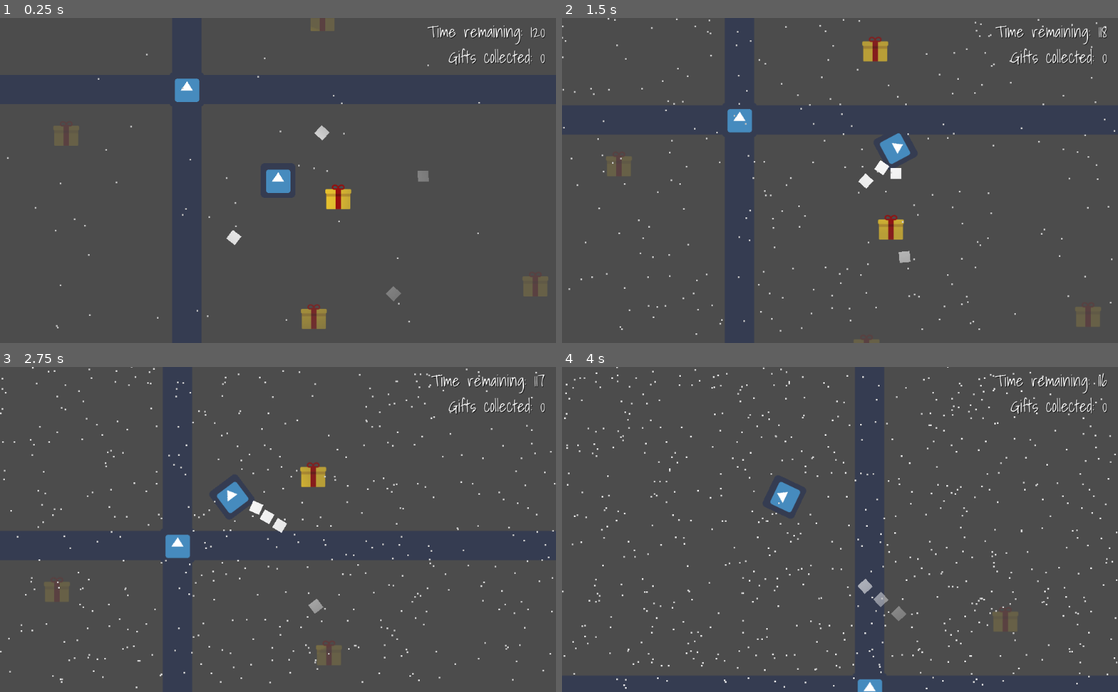
Above: before the commit, frames 1-4 (two rows, left to right).
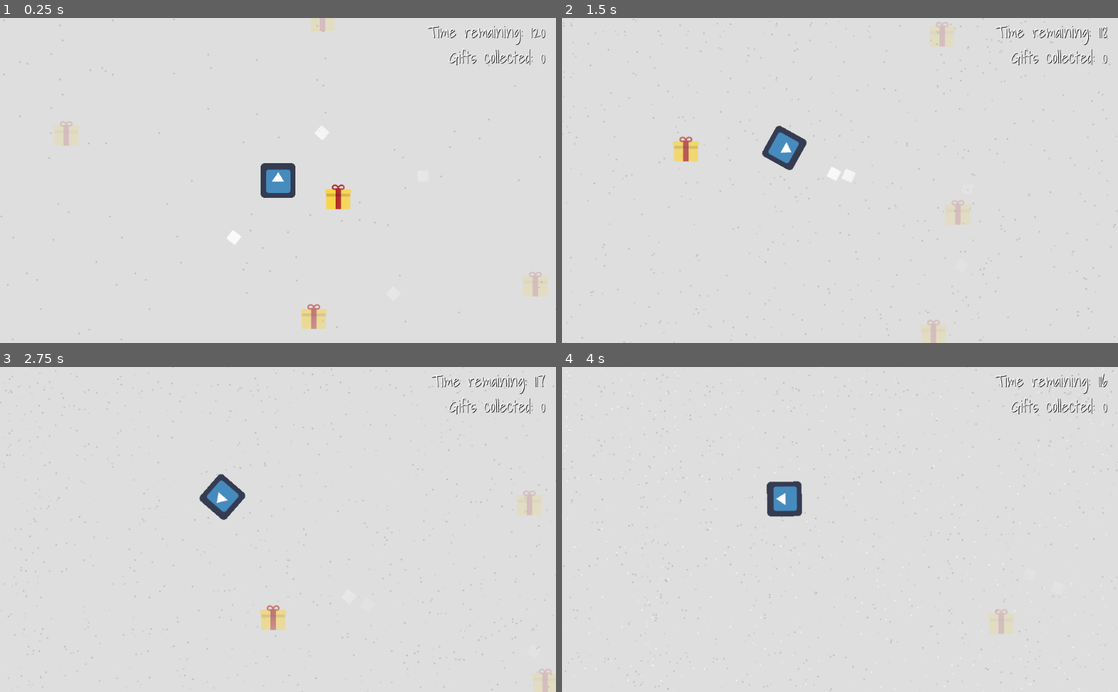
Above: after the commit, the same moments.

Repository: GameDrivenDesign/SebastHolyWandarousChristmasGame
Game: Godot game, scene res://scenes/world/world.tscn
Two runs of this game, one before a commit and one after it. Both use one fixed random seed, a clock stepped at 60 frames per second and the inputs below. The engine's default icon, where the game draws it, is replaced by a stand-in: a white triangle on a blue panel in a dark square.
Inputs (mouse positions are in pixels of both pictures, inside the frame that each line leads up to):
- Up to frame 1 (0.25 s): no input
- Up to frame 2 (1.5 s): move the mouse to (962, 164) at 0.52 s; hold Right (right) 0.53-1.28 s; click (962, 164) at 0.6 s; move the mouse to (728, 196) at 1.27 s; hold Down (down) from 1.28 s (still down); click (728, 196) at 1.35 s
- Up to frame 3 (2.75 s): move the mouse to (333, 458) at 2.02 s; release Down (down) at 2.03 s; hold Right (right) from 2.03 s (still down); click (333, 458) at 2.1 s
- Up to frame 4 (4 s): move the mouse to (812, 594) at 2.77 s; release Right (right) at 2.78 s; hold Up (up) 2.78-3.53 s; click (812, 594) at 2.85 s; move the mouse to (1006, 578) at 3.52 s; hold Left (left) from 3.53 s (still down); click (1006, 578) at 3.6 s

The runs differ from the first frame. In frame 1, 99% of the frame differs, in the area x 0-100%, y 0-100%; in frame 2, 99%; in frame 3, 99%; in frame 4, 99%.

Commit message:
Add new lighting to scene

Diff:
--- a/scenes/snow/snow.tscn
+++ b/scenes/snow/snow.tscn
@@ -55,7 +55,7 @@
 [node name="Particles2D" type="Particles2D" parent="." index="0"]
 
 emitting = true
-amount = 1000
+amount = 2000
 lifetime = 5.0
 one_shot = false
 preprocess = 0.0
--- a/scenes/world/world.tscn
+++ b/scenes/world/world.tscn
@@ -1,10 +1,10 @@
 [gd_scene load_steps=7 format=2]
 
-[ext_resource path="res://icon.png" type="Texture" id=1]
-[ext_resource path="res://scenes/player/player.tscn" type="PackedScene" id=2]
-[ext_resource path="res://scenes/gift/gift.tscn" type="PackedScene" id=3]
-[ext_resource path="res://scenes/snow/snow.tscn" type="PackedScene" id=4]
-[ext_resource path="res://scenes/hud/hud.tscn" type="PackedScene" id=5]
+[ext_resource path="res://scenes/world/background.png" type="Texture" id=1]
+[ext_resource path="res://scenes/hud/hud.tscn" type="PackedScene" id=2]
+[ext_resource path="res://scenes/snow/snow.tscn" type="PackedScene" id=3]
+[ext_resource path="res://scenes/player/player.tscn" type="PackedScene" id=4]
+[ext_resource path="res://scenes/gift/gift.tscn" type="PackedScene" id=5]
 [ext_resource path="res://scenes/dumb_kid/dumb_kid.tscn" type="PackedScene" id=6]
 
 [node name="map" type="Node2D"]
@@ -21,25 +21,29 @@
 scroll_base_scale = Vector2( 1, 1 )
 scroll_limit_begin = Vector2( 0, 0 )
 scroll_limit_end = Vector2( 0, 0 )
-scroll_ignore_camera_zoom = true
-_sections_unfolded = [ "Scroll" ]
+scroll_ignore_camera_zoom = false
 
 [node name="ParallaxLayer" type="ParallaxLayer" parent="ParallaxBackground" index="0"]
 
 motion_scale = Vector2( 1, 1 )
 motion_offset = Vector2( 0, 0 )
-motion_mirroring = Vector2( 2000, 2000 )
-_sections_unfolded = [ "Motion", "Transform", "Visibility" ]
+motion_mirroring = Vector2( 200, 100 )
 
-[node name="Sprite" type="Sprite" parent="ParallaxBackground/ParallaxLayer" index="0"]
+[node name="background" type="Sprite" parent="ParallaxBackground/ParallaxLayer" index="0"]
 
-position = Vector2( 1000, 1000 )
+self_modulate = Color( 0.871094, 0.871094, 0.871094, 1 )
 texture = ExtResource( 1 )
-region_enabled = true
-region_rect = Rect2( 0, 0, 2000, 2000 )
-_sections_unfolded = [ "Region", "Transform", "Visibility", "Z Index" ]
+centered = false
+region_rect = Rect2( 0, 0, 1200, 600 )
 
-[node name="player" parent="." index="1" instance=ExtResource( 2 )]
+[node name="hud" parent="ParallaxBackground/ParallaxLayer" index="1" instance=ExtResource( 2 )]
+
+[node name="snow" parent="ParallaxBackground/ParallaxLayer" index="2" instance=ExtResource( 3 )]
+
+position = Vector2( 516.344, 281.44 )
+scale = Vector2( 3, 3 )
+
+[node name="player" parent="." index="1" instance=ExtResource( 4 )]
 
 position = Vector2( 200, 200 )
 _sections_unfolded = [ "Angular", "Collision", "Linear", "Transform" ]
@@ -73,42 +77,27 @@
 
 editor/display_folded = true
 
-[node name="gift" parent="gifts" index="0" instance=ExtResource( 3 )]
+[node name="gift" parent="gifts" index="0" instance=ExtResource( 5 )]
 
 position = Vector2( 311, 230 )
 
-[node name="gift2" parent="gifts" index="1" instance=ExtResource( 3 )]
+[node name="gift2" parent="gifts" index="1" instance=ExtResource( 5 )]
 
 position = Vector2( 674, 391 )
 
-[node name="gift3" parent="gifts" index="2" instance=ExtResource( 3 )]
+[node name="gift3" parent="gifts" index="2" instance=ExtResource( 5 )]
 
 position = Vector2( -190, 113 )
 
-[node name="gift4" parent="gifts" index="3" instance=ExtResource( 3 )]
+[node name="gift4" parent="gifts" index="3" instance=ExtResource( 5 )]
 
 position = Vector2( 282, -99 )
 
-[node name="gift5" parent="gifts" index="4" instance=ExtResource( 3 )]
+[node name="gift5" parent="gifts" index="4" instance=ExtResource( 5 )]
 
 position = Vector2( 266, 451 )
 
-[node name="CanvasLayer" type="CanvasLayer" parent="." index="3"]
-
-layer = 1
-offset = Vector2( 0, 0 )
-rotation = 0.0
-scale = Vector2( 1, 1 )
-transform = Transform2D( 1, 0, 0, 1, 0, 0 )
-
-[node name="snow" parent="CanvasLayer" index="0" instance=ExtResource( 4 )]
-
-position = Vector2( 516.344, 281.44 )
-scale = Vector2( 3, 3 )
-
-[node name="hud" parent="CanvasLayer" index="1" instance=ExtResource( 5 )]
-
-[node name="dumb_kids" type="Node" parent="." index="4"]
+[node name="dumb_kids" type="Node" parent="." index="3"]
 
 [node name="dumb_kid" parent="dumb_kids" index="0" instance=ExtResource( 6 )]
 
@@ -126,4 +115,4 @@
 
 position = Vector2( 305.293, 85.5674 )
 
-[connection signal="gift_count_changed" from="player" to="CanvasLayer/hud" method="update_gift_count"]
+[connection signal="gift_count_changed" from="player" to="ParallaxBackground/ParallaxLayer/hud" method="update_gift_count"]
Not shown: 2 places in scenes/snow/snow.tscn that only renumber resources
Binary file added: scenes/world/background.png
Not shown, added: scenes/world/background.png.import
